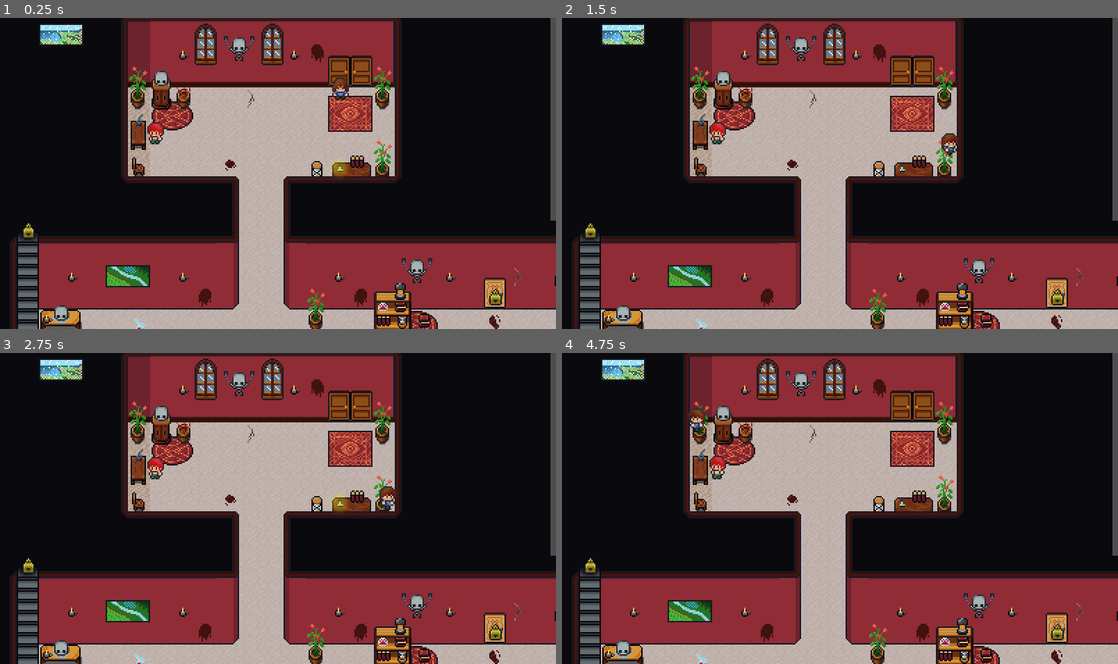
Above: before the commit, frames 1-4 (two rows, left to right).
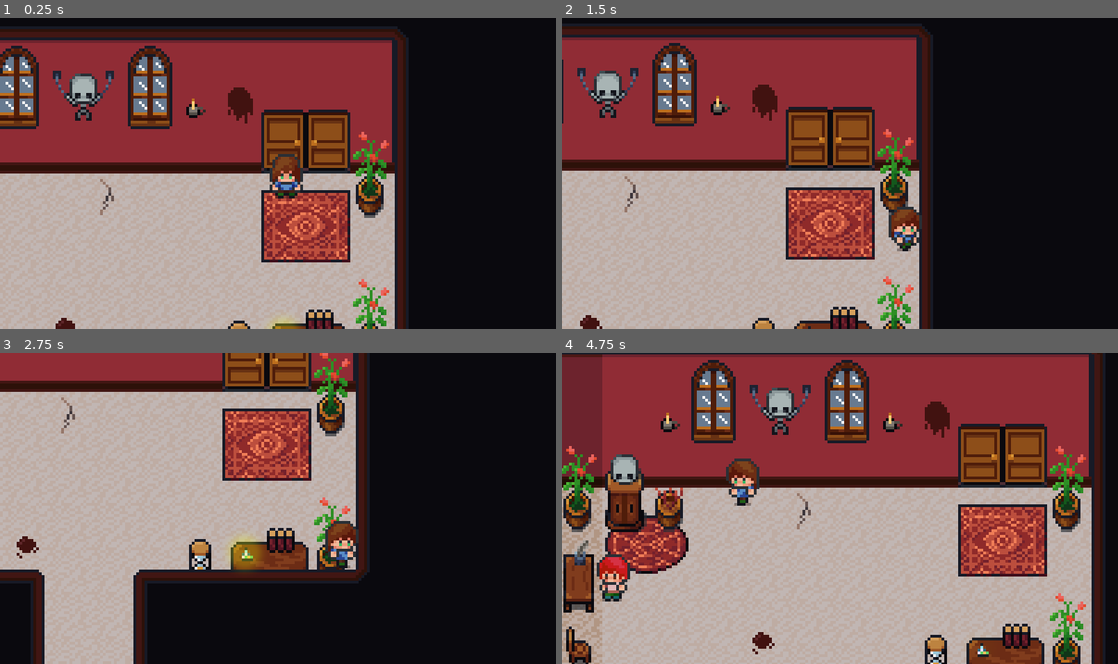
Above: after the commit, the same moments.

Repository: caden602/Project_Museum
Game: Godot game, scene res://scenes/levels/main.tscn
The game is run twice, just before and just after one commit, with the same random seed, the same clock (stepped at 60 frames per second) and the same inputs.
Inputs:
- Up to frame 1 (0.25 s): no input
- Up to frame 2 (1.5 s): hold D (move_right) 0.53-1.28 s; hold Space (space) 0.53-1.28 s; hold S (move_down) from 1.28 s (still down); tap Space (space) at 1.35 s
- Up to frame 3 (2.75 s): release S (move_down) at 2.03 s; hold D (move_right) from 2.03 s (still down); hold Space (space) from 2.03 s (still down)
- Up to frame 4 (4.75 s): release D (move_right) at 2.78 s; release Space (space) at 2.78 s; hold W (move_up) 2.78-3.53 s; tap Space (space) at 2.85, 4.35 s; hold Space (space) 3.53-4.28 s; hold A (move_left) from 3.53 s (still down)

The runs differ from the first frame. In frame 1, 69% of the frame differs, in the area x 0-100%, y 0-100%; in frame 2, 68%; in frame 3, 68%; in frame 4, 81%.

Commit message:
camera and stuff

Diff:
--- /dev/null
+++ b/ankh.gd
@@ -0,0 +1,19 @@
+extends Area2D
+
+
+# Called when the node enters the scene tree for the first time.
+func _ready() -> void:
+	$highlighted.modulate.a = 0
+
+
+# Called every frame. 'delta' is the elapsed time since the previous frame.
+func _process(delta: float) -> void:
+	pass
+
+
+func _on_body_entered(body: Node2D) -> void:
+	$highlighted.modulate.a = 1
+
+
+func _on_body_exited(body: Node2D) -> void:
+	$highlighted.modulate.a = 0
--- a/assets/actors/player_anim.gd
+++ b/assets/actors/player_anim.gd
@@ -1,6 +1,6 @@
 extends CharacterBody2D
 
-var speed = 200.0  # Speed of the player
+var speed = 100.0  # Speed of the player
 var crate: CharacterBody2D
 var crate_direction = "up"
 var talking_to_intro = false
@@ -17,19 +17,19 @@
 
 	if Input.is_action_pressed("move_left"):
 		if int(delta)%10 == 0:
-			movement.x -= 0.5
+			movement.x -= 0.1
 		$AnimationPlayer.play("walk_left")
 	if Input.is_action_pressed("move_right"):
 		if int(delta)%10 == 0:
-			movement.x += 0.5
+			movement.x += 0.1
 		$AnimationPlayer.play("walk_right")
 	if Input.is_action_pressed("move_up"):
 		if int(delta)%10 == 0:
-			movement.y -= 0.5
+			movement.y -= 0.1
 		$AnimationPlayer.play("walk_back")
 	if Input.is_action_pressed("move_down"):
 		if int(delta)%10 == 0:
-			movement.y += 0.5
+			movement.y += 0.1
 		$AnimationPlayer.play("walk_forward")
  # Normalize and apply speed
 	if movement != Vector2.ZERO:
@@ -46,16 +46,16 @@
 	if is_colliding_with_crate():
 		if Input.is_action_pressed("move_left") and crate_direction == "left":
 			if int(delta)%10 == 0:
-				crate_movement.x -= 0.5
+				crate_movement.x -= 0.1
 		if Input.is_action_pressed("move_right") and crate_direction == "right":
 			if int(delta)%10 == 0:
-				crate_movement.x += 0.5
+				crate_movement.x += 0.1
 		if Input.is_action_pressed("move_up") and crate_direction == "up":
 			if int(delta)%10 == 0:
-				crate_movement.y -= 0.5
+				crate_movement.y -= 0.1
 		if Input.is_action_pressed("move_down") and crate_direction == "down":
 			if int(delta)%10 == 0:
-				crate_movement.y += 0.5
+				crate_movement.y += 0.1
 		if crate_movement != Vector2.ZERO:
 			crate_movement = crate_movement.normalized() * speed
 
@@ -68,9 +68,9 @@
 		talking_to_intro = true
 		var intro_guy = get_parent().get_node("introGuy")
 		intro_guy.active()
-	else:
-		var intro_guy = get_parent().get_node("introGuy")
-		intro_guy.inactive()
+	# else:
+		# var intro_guy = get_parent().get_node("introGuy")
+		# intro_guy.inactive()
 
 
 # Check for a collision with another character manually
--- a/hidden_room.tscn
+++ b/hidden_room.tscn
@@ -2690,7 +2690,7 @@
 
 [node name="TileMapLayer" type="TileMapLayer" parent="tilesets"]
 texture_filter = 1
-tile_map_data = PackedByteArray("AAAAAAAAAAANAAMAAAAAAAEAAAA …(934 unchanged characters)… AD//wkAAAAPAAIAAAD//wgAAAAPAAEAAAAAAAkAAQAoABQAAAADAAkAAAAQAAIAAAACAAkAAQAoABQAAAABAAkAAQAnABQAAAA=")
+tile_map_data = PackedByteArray("AAAAAAAAAAANAAMAAAAAAAEAAAA …(934 unchanged characters)… AD//wkAAAAPAAIAAAD//wgAAAAPAAEAAAAAAAkAAAAMAAgAAAADAAkAAAAQAAIAAAACAAkAAAAMAAgAAAABAAkAAAAMAAgAAAA=")
 tile_set = SubResource("TileSet_rir1u")
 
 [node name="TileMapLayer2" type="TileMapLayer" parent="tilesets"]
--- a/housekeeper_room.tscn
+++ b/housekeeper_room.tscn
@@ -1,11 +1,14 @@
-[gd_scene load_steps=12 format=4 uid="uid://pj25qxgayr3p"]
+[gd_scene load_steps=15 format=4 uid="uid://pj25qxgayr3p"]
 
 [ext_resource type="Texture2D" uid="uid://b5nkjwyhviw1g" path="res://assets/tilesets/Tileset_SpookyMansion_16x16.png" id="1_xbmrp"]
 [ext_resource type="Texture2D" uid="uid://3qi8qv40x7n8" path="res://assets/tilesets/windowsDarkened.png" id="2_88k41"]
-[ext_resource type="Texture2D" uid="uid://h65lnrmut8c7" path="res://icon.svg" id="2_hqh2h"]
 [ext_resource type="Texture2D" uid="uid://nmyjwqdtpbik" path="res://assets/tilesets/ui_glow.png" id="3_5ihh6"]
 [ext_resource type="Texture2D" uid="uid://cr3o4j7owvt1k" path="res://assets/tilesets/Tileset_SpookyMansion_32x32.png" id="3_rrxwd"]
+[ext_resource type="Texture2D" uid="uid://f3ad0ovwcbxk" path="res://assets/tilesets/ANKH.png" id="4_6t7lp"]
+[ext_resource type="Script" path="res://ankh.gd" id="4_hlwp5"]
 [ext_resource type="Script" path="res://sprite_2d_2.gd" id="4_kd6ek"]
+[ext_resource type="Texture2D" uid="uid://etfkwmc6tpy3" path="res://assets/tilesets/ankhHighlighted.png" id="6_pkmex"]
+[ext_resource type="PackedScene" uid="uid://jyf5e8p5250u" path="res://assets/actors/playerAnim.tscn" id="9_f6jhg"]
 
 [sub_resource type="TileSetAtlasSource" id="TileSetAtlasSource_ebser"]
 texture = ExtResource("1_xbmrp")
@@ -3292,22 +3295,39 @@
 
 [node name="ankh" type="Area2D" parent="."]
 z_index = 1
-position = Vector2(-15, 20)
+position = Vector2(-17, 23)
+script = ExtResource("4_hlwp5")
 
 [node name="Sprite2D" type="Sprite2D" parent="ankh"]
 z_index = 1
+texture_filter = 1
 position = Vector2(55, 25)
-scale = Vector2(0.09375, 0.09375)
-texture = ExtResource("2_hqh2h")
+scale = Vector2(0.25, 0.25)
+texture = ExtResource("4_6t7lp")
+
+[node name="highlighted" type="Sprite2D" parent="ankh"]
+z_index = 1
+texture_filter = 1
+position = Vector2(56, 24)
+scale = Vector2(0.25, 0.25)
+texture = ExtResource("6_pkmex")
 
 [node name="CollisionShape2D" type="CollisionShape2D" parent="ankh"]
 position = Vector2(59.5, 36.5)
 shape = SubResource("RectangleShape2D_040h5")
 
-[node name="Sprite2D2" type="Sprite2D" parent="ankh"]
+[node name="glow" type="Sprite2D" parent="ankh"]
+visible = false
 self_modulate = Color(1, 1, 1, 0.286275)
 z_index = 1
-position = Vector2(55, 25)
+position = Vector2(56, 23)
 scale = Vector2(0.00875, 0.00875)
 texture = ExtResource("3_5ihh6")
 script = ExtResource("4_kd6ek")
+
+[node name="CharacterBody2D" parent="." instance=ExtResource("9_f6jhg")]
+z_index = 1
+position = Vector2(82, 85)
+
+[connection signal="body_entered" from="ankh" to="ankh" method="_on_body_entered"]
+[connection signal="body_exited" from="ankh" to="ankh" method="_on_body_exited"]
--- a/intro_guy.gd
+++ b/intro_guy.gd
@@ -1,10 +1,15 @@
 extends CharacterBody2D
 
+var isActive = false
+
+func _physics_process(delta: float) -> void:
+	inactive()
 
 
-func active():
-	$AnimationPlayer.play("intro_right")
 
 
 func inactive():
 	$AnimationPlayer.play("intro_left")
+
+func active():
+	$AnimationPlayer.play("intro_right")
--- a/scenes/levels/main.tscn
+++ b/scenes/levels/main.tscn
@@ -3882,9 +3882,6 @@
 position = Vector2(-492, -39)
 script = ExtResource("2_463cb")
 
-[node name="Camera2D" type="Camera2D" parent="."]
-position = Vector2(-404, -2)
-
 [node name="Background" type="Sprite2D" parent="."]
 visible = false
 texture_filter = 1
@@ -3894,6 +3891,16 @@
 [node name="playerSprite" parent="." instance=ExtResource("4_6i6im")]
 z_index = 1
 position = Vector2(-359, -71)
+
+[node name="Camera2D" type="Camera2D" parent="playerSprite"]
+position = Vector2(-3, 6)
+scale = Vector2(0.254, 0.245)
+zoom = Vector2(2, 2)
+limit_left = -1500
+limit_top = -120
+position_smoothing_enabled = true
+drag_horizontal_enabled = true
+drag_vertical_enabled = true
 
 [node name="Player" parent="." instance=ExtResource("1_rrj3h")]
 position = Vector2(167, 208)
Binary file added: assets/tilesets/ANKH.png
Not shown, added: assets/tilesets/ANKH.png.import
Binary file added: assets/tilesets/LANTERN-1.png.png
Not shown, added: assets/tilesets/LANTERN-1.png.png.import
Binary file added: assets/tilesets/ankhHighlighted.png
Not shown, added: assets/tilesets/ankhHighlighted.png.import
